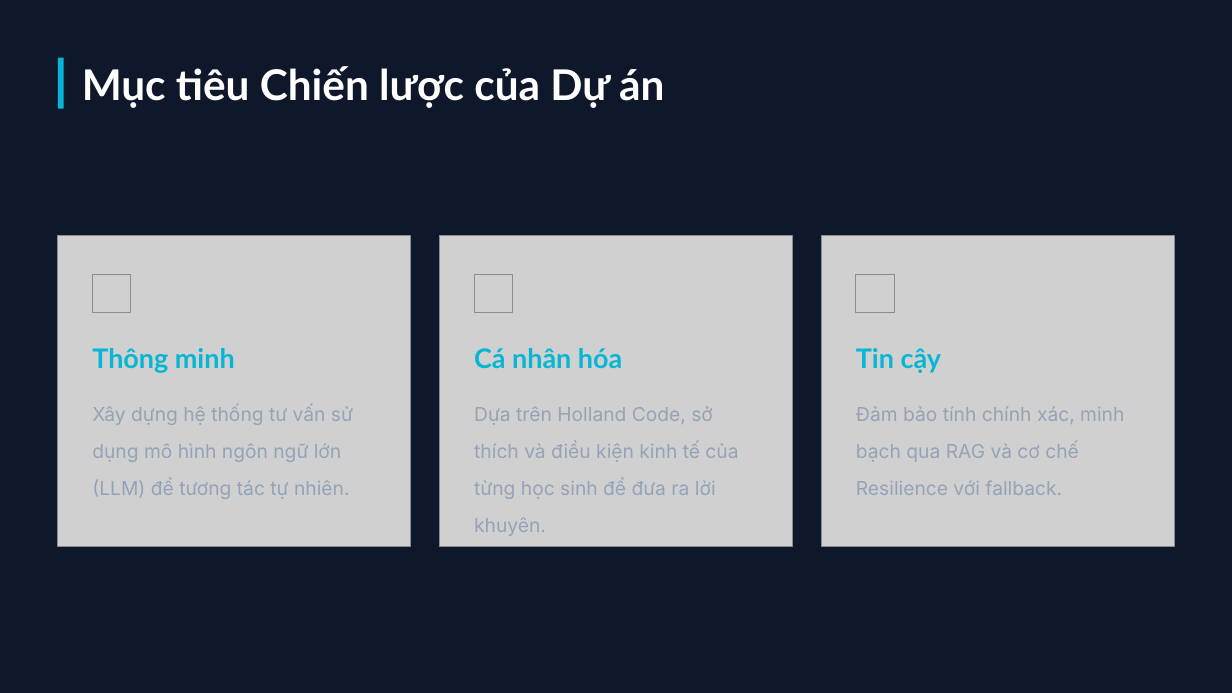
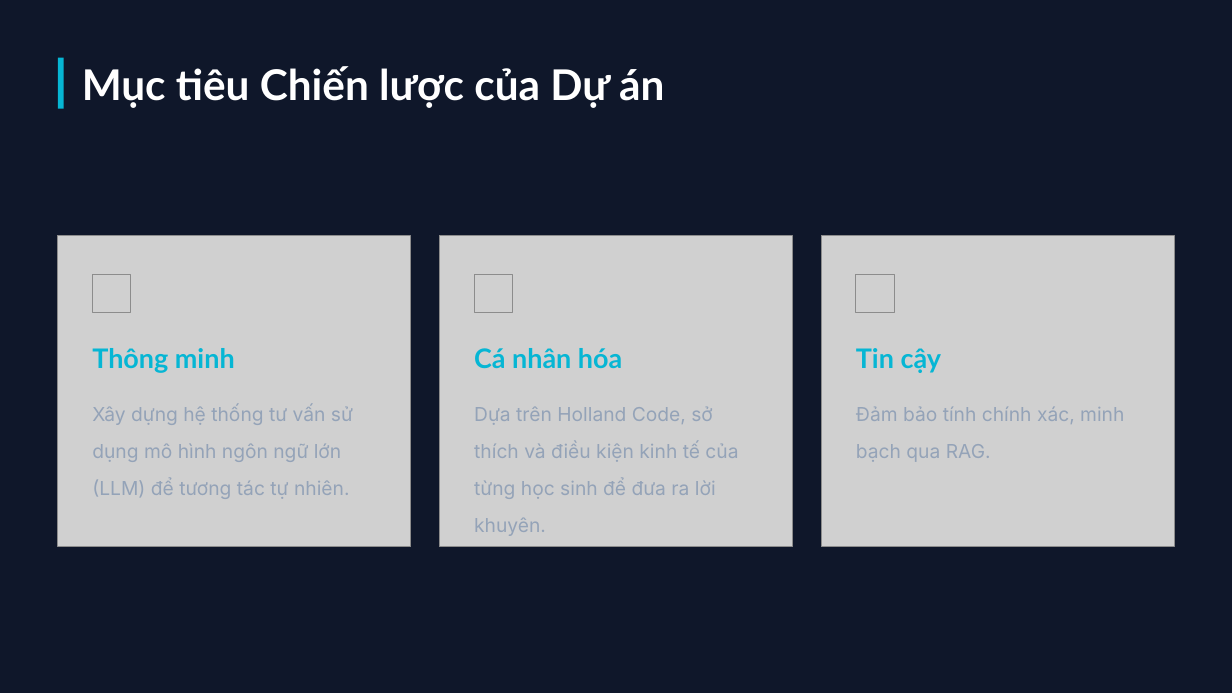
Before and after one commit to dinhsst/ai-powered-career-guidance-system, a slide deck: slide 3 of Hệ thống Tư vấn Hướng nghiệp AI.pptx. Drawn at 1232x693 pixels with LibreOffice and Linux fonts; fonts in the diff are those of the drawing; grey boxes stand for pictures; background and template pictures are left out. Boxes give left, top, right and bottom in pixels: in the first picture for what was removed or moved away, otherwise in the second. Text is boxed around its words. In the diff, an @@ line names an element or a change of style, - is before the commit and + after.

```diff
--- a/Hệ thống Tư vấn Hướng nghiệp AI.pptx
+++ b/Hệ thống Tư vấn Hướng nghiệp AI.pptx
@@ text at bbox=[856, 407, 1124, 462]: text changed @@
-Đảm bảo tính chính xác, minh bạch qua RAG và cơ chế Resilience với fallback.
+Đảm bảo tính chính xác, minh bạch qua RAG.
```
Also in this commit, not shown: 5 other slides changed, 3 other files.
